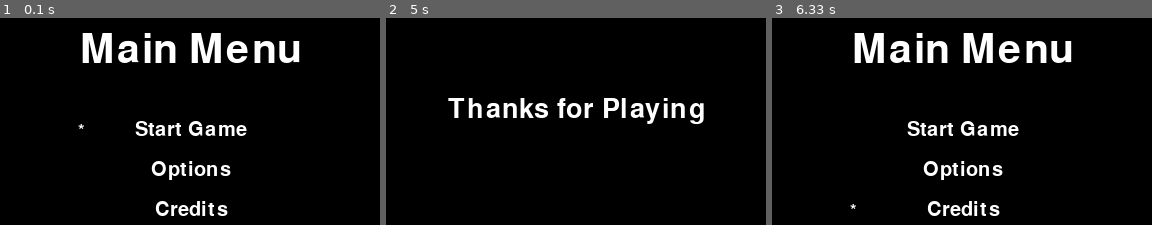
Above: before the commit, frames 1-3 (left to right).
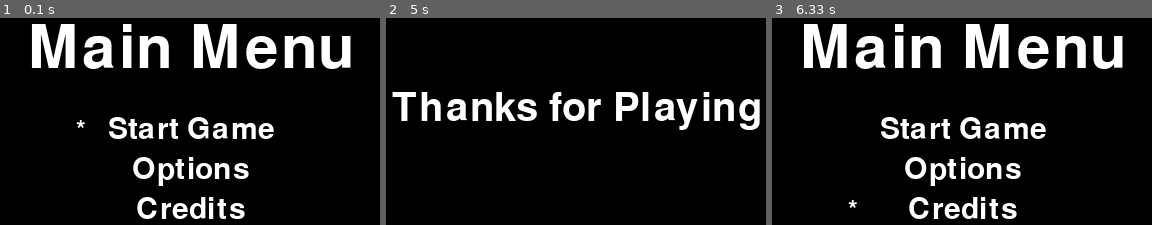
Above: after the commit, the same moments.

Repository: Hakunam97/TIL
Game: pygame game, started from Pygame_Practice/Menu_System/main.py
The game is run twice, just before and just after one commit, with the same random seed, the same clock (stepped at 60 frames per second) and the same inputs.
Inputs:
- Up to frame 1 (0.1 s): no input
- Up to frame 2 (5 s): hold Up 0.33-0.8 s; hold Down 0.83-1.13 s; hold Up 1.17-1.53 s; hold Down 1.57-1.93 s; hold Up 1.97-2.27 s; hold Down 2.3-2.6 s; hold Up 2.63-3 s; hold Down 3.03-3.4 s; hold Up 3.43-3.73 s; hold Down 3.77-4.07 s; hold Up 4.1-4.47 s; hold Down 4.5-4.87 s; tap Enter at 4.9 s
- Up to frame 3 (6.33 s): tap Enter at 5.9 s; hold Up from 6.23 s (still down)

The runs differ from the first frame. In frame 1, 15% of the frame differs, in the area x 8-93%, y 2-98%; in frame 2, 7.3%; in frame 3, 15%.

Commit message:
Update game.py

Diff:
--- a/Pygame_Practice/Menu_System/game.py
+++ b/Pygame_Practice/Menu_System/game.py
@@ -10,8 +10,8 @@
         self.DISPLAY_W, self.DISPLAY_H = 800, 600   # width, height (canvas size)
         self.display = pygame.Surface((self.DISPLAY_W, self.DISPLAY_H))
         self.window = pygame.display.set_mode(((self.DISPLAY_W, self.DISPLAY_H)))
-        self.font_name = 'DungGeunMo.ttf'
-        #self.font_name = pygame.font.get_default_font()
+        #self.font_name = 'DungGeunMo.ttf'
+        self.font_name = pygame.font.get_default_font()
         self.BLACK, self.WHITE = (0, 0, 0), (255, 255, 255)
         self.main_menu = MainMenu(self)
         self.options = OptionsMenu(self)
